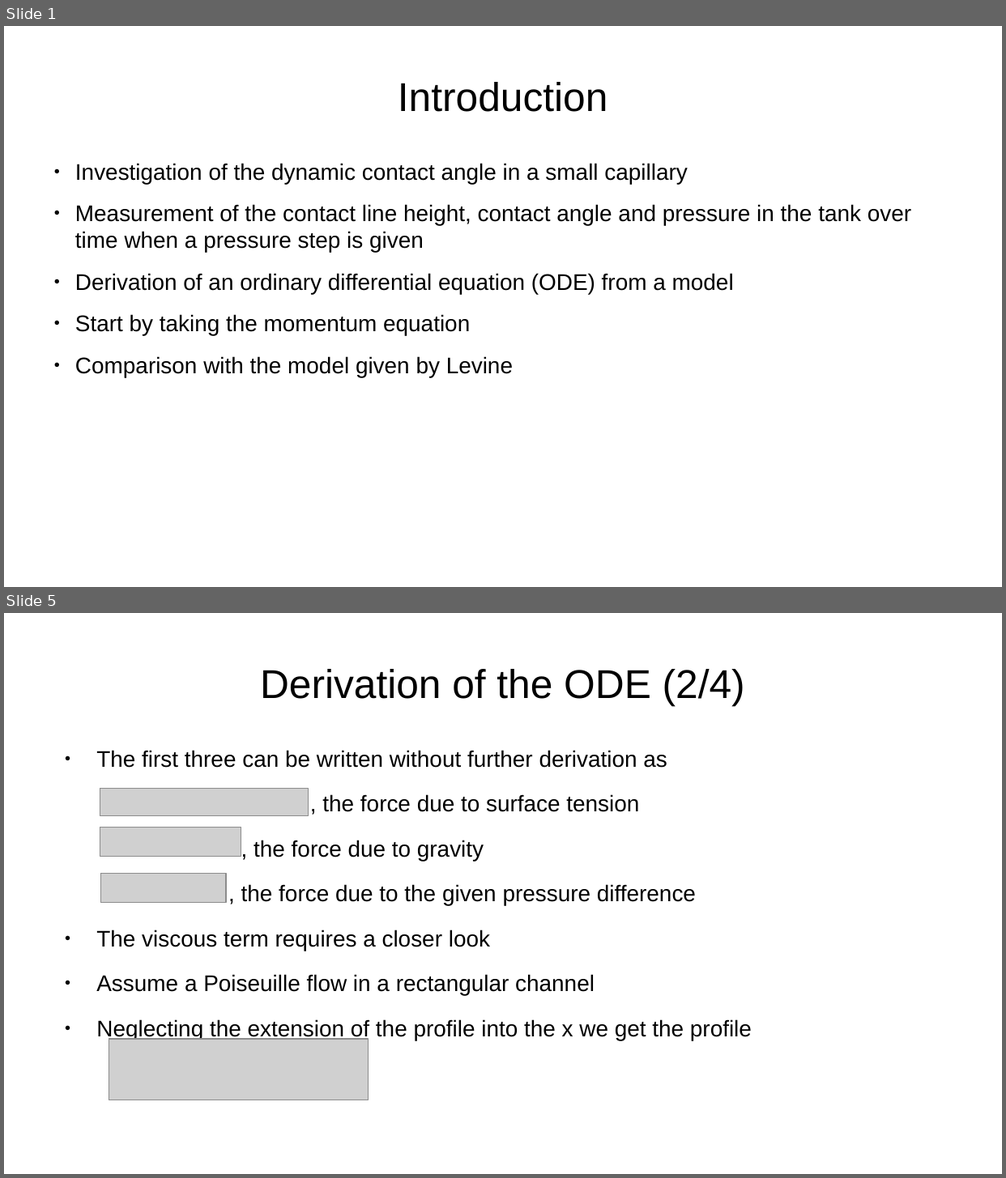
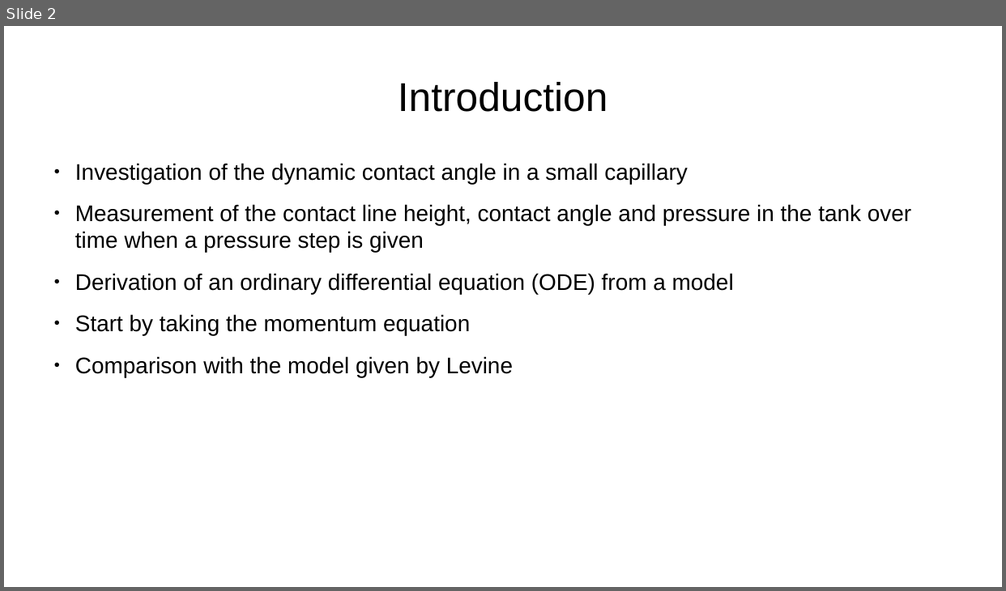
Before and after one commit to ManuelRatz/ratzVKI, a slide deck: Slides/equation_derivation.odp. Shown one above the other, each under a label of ours: slides 1 and 5 before the commit, slide 2 after it; the slides between them are not shown. The pictures are 1006x1178 and 1006x591 pixels, drawn with LibreOffice and Linux fonts; fonts in the diff are those of the drawing; grey boxes stand for pictures. Boxes give left, top, right and bottom in pixels: in the first picture for what was removed or moved away, otherwise in the second. Text is boxed around its words. In the diff, an @@ line names an element or a change of style, - is before the commit and + after.

```diff
--- a/Slides/equation_derivation.odp
+++ b/Slides/equation_derivation.odp
@@ slide 5 removed at <box>4,613,1002,1174</box>, background #FFFFFF @@
@@ title removed at <box>260,669,745,705</box> @@
-Derivation of the ODE (2/4)
@@ text removed at <box>96,750,752,1041</box> @@
-● The first three can be written without further derivation as
-, the force due to surface tension
-, the force due to gravity
-, the force due to the given pressure difference
-● The viscous term requires a closer look
-● Assume a Poiseuille flow in a rectangular channel
-● Neglecting the extension of the profile into the x we get the profile
@@ picture removed at <box>100,789,309,815</box> @@
@@ picture removed at <box>100,827,241,856</box> @@
@@ picture removed at <box>101,874,227,903</box> @@
@@ picture removed at <box>109,1040,368,1101</box> @@
@@ what was slide 1 is now slide 2 @@
```
Also in this commit, not shown: 5 slides changed, 3 slides added, 1 other slide removed, 4 other files.
